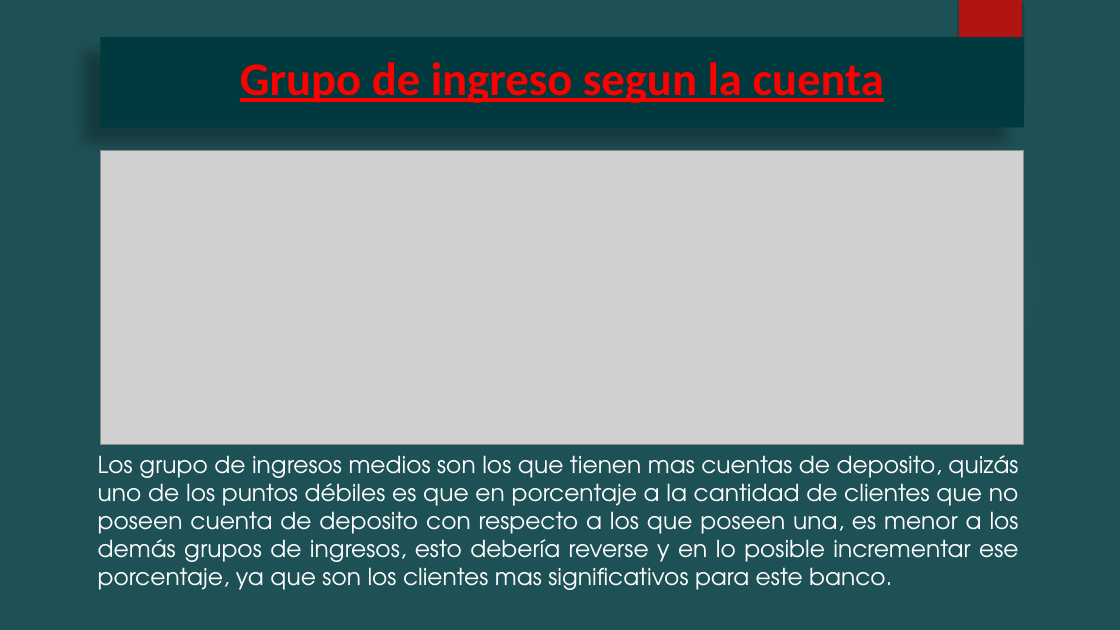
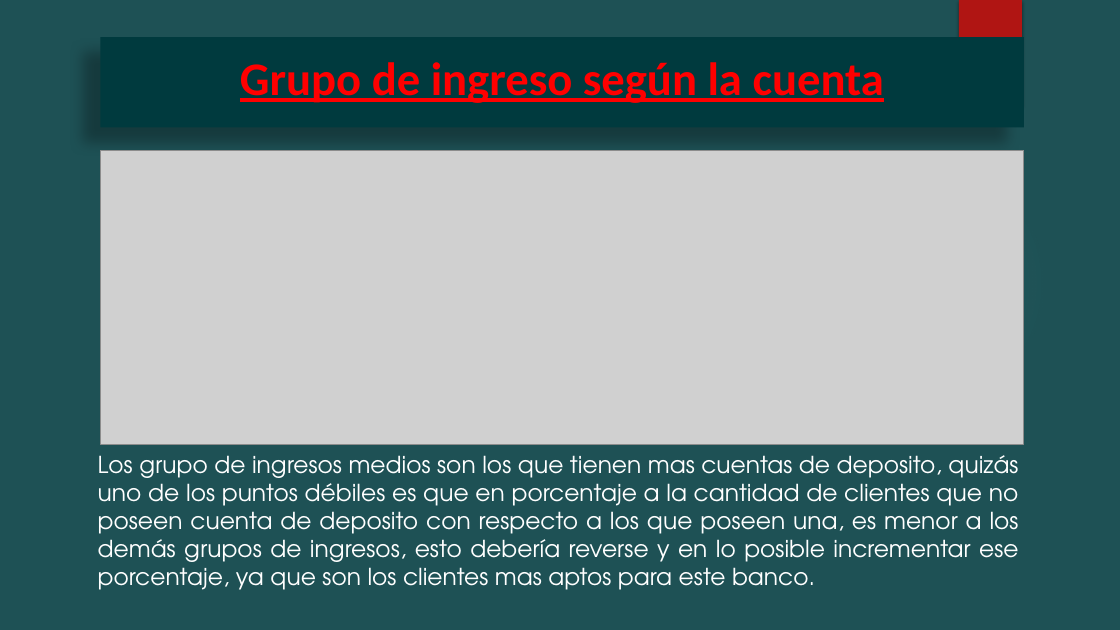
Before and after one commit to Augustobar1991/Proyecto-Coderhouse-Data-Science, a slide deck: slide 16 of Bank/Entrega/Modelado de Prestamos Personales Thera Bank.pptx (slide 14 before the commit). Drawn at 1120x630 pixels with LibreOffice and Linux fonts; fonts in the diff are those of the drawing; grey boxes stand for pictures; background and template pictures are left out. Boxes give left, top, right and bottom in pixels: in the first picture for what was removed or moved away, otherwise in the second. Text is boxed around its words. In the diff, an @@ line names an element or a change of style, - is before the commit and + after.

```diff
--- a/Bank/Entrega/Modelado de Prestamos Personales Thera Bank.pptx
+++ b/Bank/Entrega/Modelado de Prestamos Personales Thera Bank.pptx
@@ title at box(240, 62, 884, 103): text changed @@
-Grupo de ingreso segun la cuenta
+Grupo de ingreso según la cuenta
@@ text at box(98, 455, 1019, 590): text changed @@
-Los grupo de ingresos medios son los que tienen mas cuentas de deposito, quizás uno de los puntos débiles es que en porcentaje a la cantidad de clientes que no poseen cuenta de deposito con respecto a los que poseen una, es menor a los demás grupos de ingresos, esto debería reverse y en lo posible incrementar ese porcentaje, ya que son los clientes mas significativos para este banco.
+Los grupo de ingresos medios son los que tienen mas cuentas de deposito, quizás uno de los puntos débiles es que en porcentaje a la cantidad de clientes que no poseen cuenta de deposito con respecto a los que poseen una, es menor a los demás grupos de ingresos, esto debería reverse y en lo posible incrementar ese porcentaje, ya que son los clientes mas aptos para este banco.
```
Also in this commit, not shown: 9 other slides changed, 15 slides added, 2 other files.
